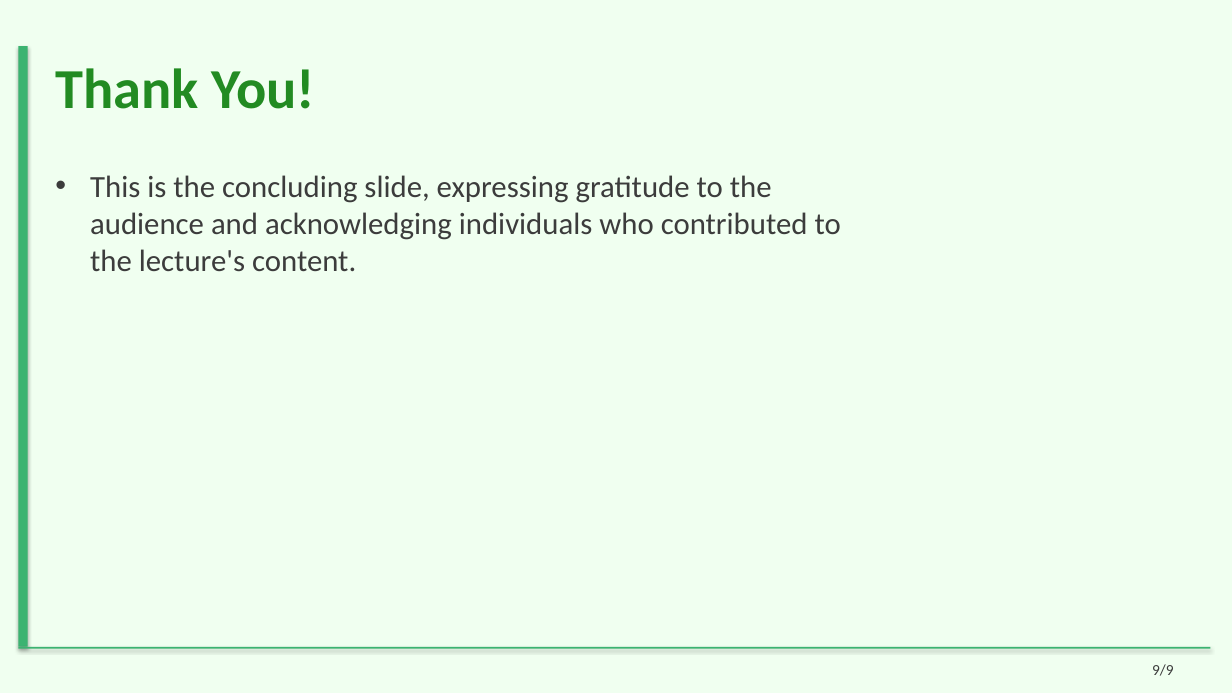
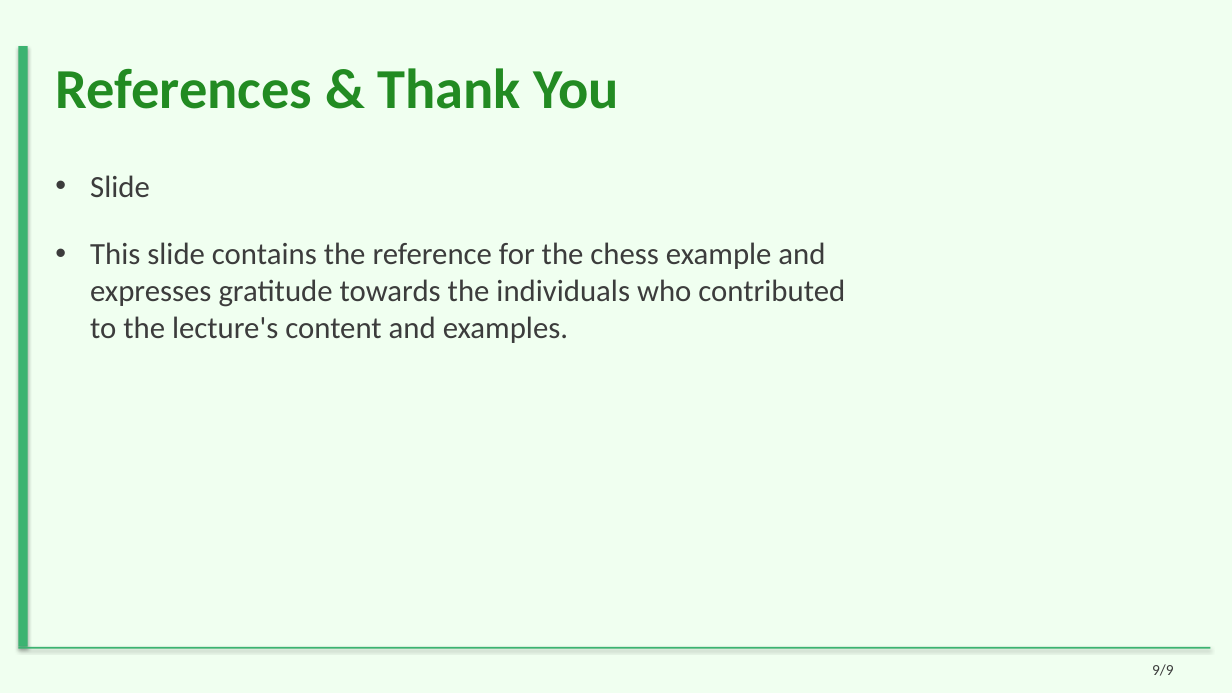
Before and after one commit to sanskarsri26/pdf-to-lecture, a slide deck: slide 9 of Styled_Slides.pptx. Drawn at 1232x693 pixels with LibreOffice and Linux fonts; fonts in the diff are those of the drawing. Boxes give left, top, right and bottom in pixels: in the first picture for what was removed or moved away, otherwise in the second. Text is boxed around its words. In the diff, an @@ line names an element or a change of style, - is before the commit and + after.

```diff
--- a/Styled_Slides.pptx
+++ b/Styled_Slides.pptx
@@ title at (x1=55, y1=68, x2=619, y2=109): text changed @@
-Thank You!
+References & Thank You
@@ text at (x1=90, y1=175, x2=845, y2=343): text changed @@
-• This is the concluding slide, expressing gratitude to the audience and acknowledging individuals who contributed to the lecture's content.
+• Slide
+• This slide contains the reference for the chess example and expresses gratitude towards the individuals who contributed to the lecture's content and examples.
```
Also in this commit, not shown: 7 other slides changed, 1 slide added, 1 slide removed, 37 other files.
